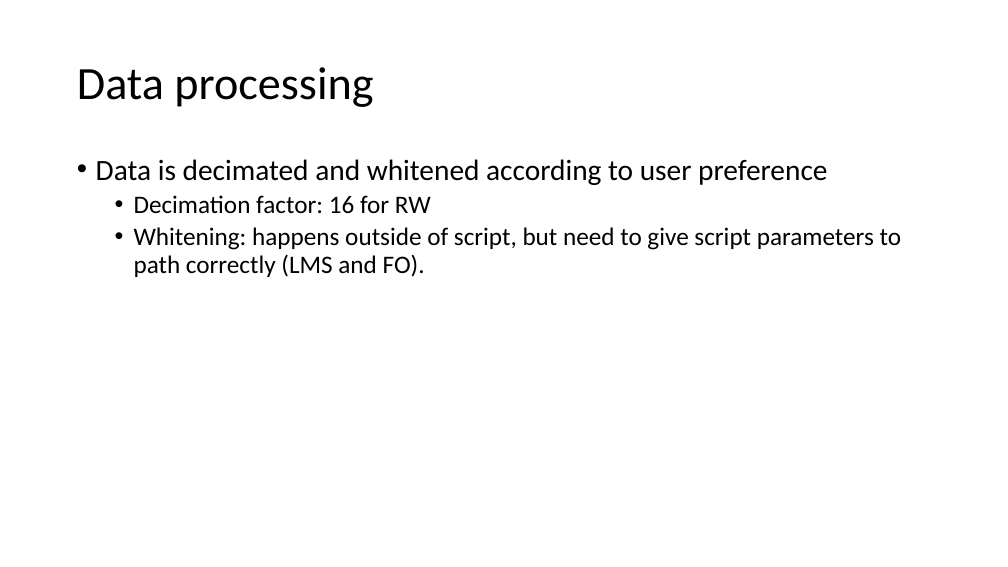
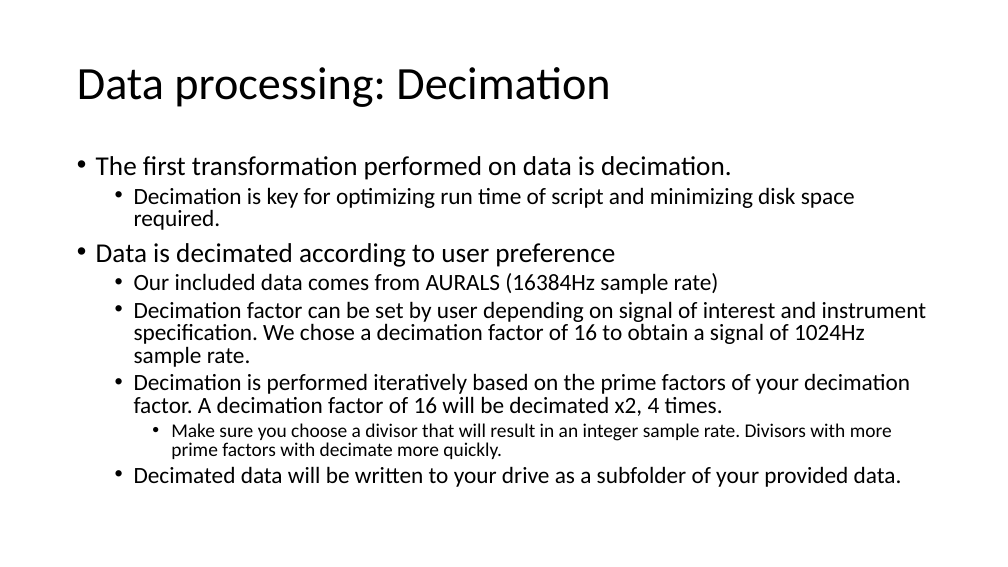
Before and after one commit to DanWoodrich/RavenBLEDscripts, a slide deck: slide 4 of Data/Paper/Mastor_detecter.pptx. Drawn at 1008x567 pixels with LibreOffice and Linux fonts; fonts in the diff are those of the drawing. Boxes give left, top, right and bottom in pixels: in the first picture for what was removed or moved away, otherwise in the second. Text is boxed around its words. In the diff, an @@ line names an element or a change of style, - is before the commit and + after.

Commit message:
add back in adaptive compare to new data run for consistency

```diff
--- a/Data/Paper/Mastor_detecter.pptx
+++ b/Data/Paper/Mastor_detecter.pptx
@@ title at (x1=77, y1=67, x2=610, y2=107): text changed @@
-Data processing
+Data processing: Decimation
@@ text at (x1=96, y1=156, x2=927, y2=487): text changed; size 24 to 22.2 pt @@
-• Data is decimated and whitened according to user preference
-  • Decimation factor: 16 for RW
-  • Whitening: happens outside of script, but need to give script parameters to path correctly (LMS and FO).
+• The first transformation performed on data is decimation.
+  • Decimation is key for optimizing run time of script and minimizing disk space required.
+• Data is decimated according to user preference
+  • Our included data comes from AURALS (16384Hz sample rate)
+  • Decimation factor can be set by user depending on signal of interest and instrument specification. We chose a decimation factor of 16 to obtain a signal of 1024Hz sample rate.
+  • Decimation is performed iteratively based on the prime factors of your decimation factor. A decimation factor of 16 will be decimated x2, 4 times.
+    • Make sure you choose a divisor that will result in an integer sample rate. Divisors with more prime factors with decimate more quickly.
+  • Decimated data will be written to your drive as a subfolder of your provided data.
```
Also in this commit, not shown: 2 other slides changed, 3 slides added, 4 other files.
